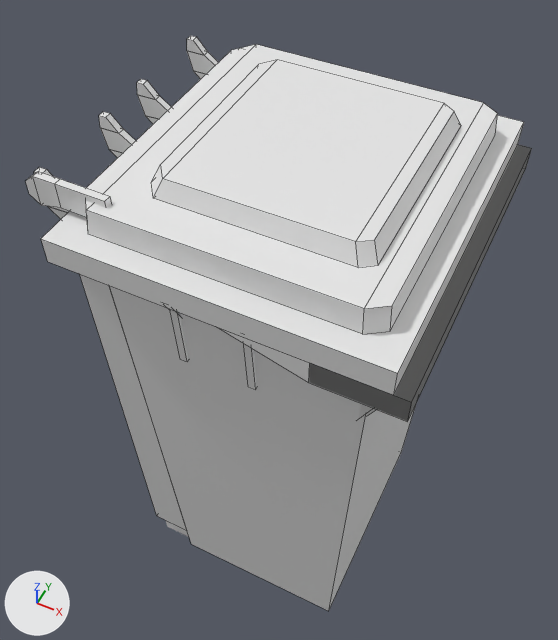
The Blender file bin.blend, before and after one commit.
Both versions are drawn from a camera (50 mm lens) standing at (27.7, -41.3, 79.5) and looking at (6.4, 1.3, 26.2). Arrows for +X, +Y and +Z are at lower left; the lights stay in place. Mesh edges are drawn as thin lines on the coarser meshes.

Names of what the first picture shows: 'Agarre tapa', 'Cube', 'Cubo', 'Soporte tapa', 'Tapa'.
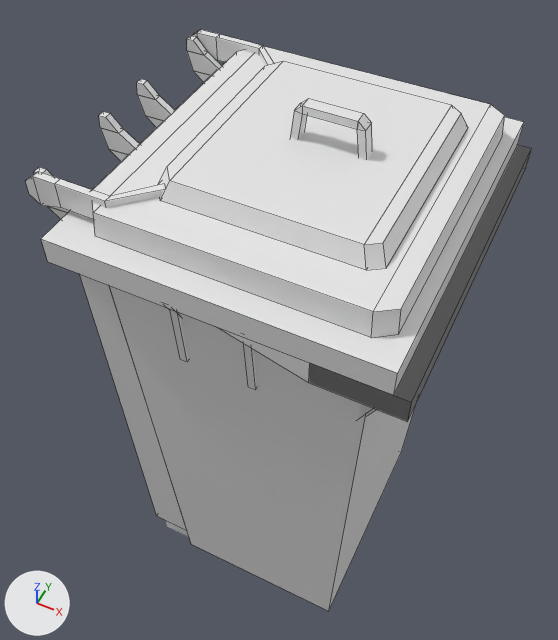
The change, as a list of edits to the scene's bpy script:
```text
Add me_cube_007:
    me_cube_007.from_pydata(...)  # 24 vertices, 26 faces; spans x -2.4..20.0, y -1.9..1.9, z -12.5..1.0
Add me_cube_003:
    me_cube_003.from_pydata(...)  # 64 vertices, 66 faces; spans x -3.6..0.9, y -1.1..67.9, z -1.4..1.0
Change ob_tapa:
    ob_tapa.location: (16.8, 0.0, 47.5) -> (17.4, 0.0, 47.5)
Add ob_asa_1:
    ob_asa_1 = bpy.data.objects.new('Asa 1', me_cube_007)
    ob_asa_1.location = (8.7, 0.0, 50.4)
    ob_asa_1.scale = (0.265, 0.265, 0.265)
Add ob_agarre_eje_tapa:
    ob_agarre_eje_tapa = bpy.data.objects.new('Agarre eje tapa', me_cube_003)
    ob_agarre_eje_tapa.location = (-0.7, 11.3, 46.0)
    ob_agarre_eje_tapa.rotation_euler = (0.0, 0.0, 2.372)  # degrees (0, 0, 136)
    ob_agarre_eje_tapa.scale = (4.56, 0.3, 1.03)
```

What differs and where, as boxes [x1, y1, x2, y2] in the pictures (558 x 640 px):
'Tapa', moved
    before: [86, 44, 498, 334]
    after: [93, 46, 505, 337]
'Agarre eje tapa', added
    after: [25, 30, 274, 220]
'Asa 1', added
    after: [290, 99, 372, 160]
'Cube', unchanged, covered by the edit
    before: [25, 172, 111, 217]
